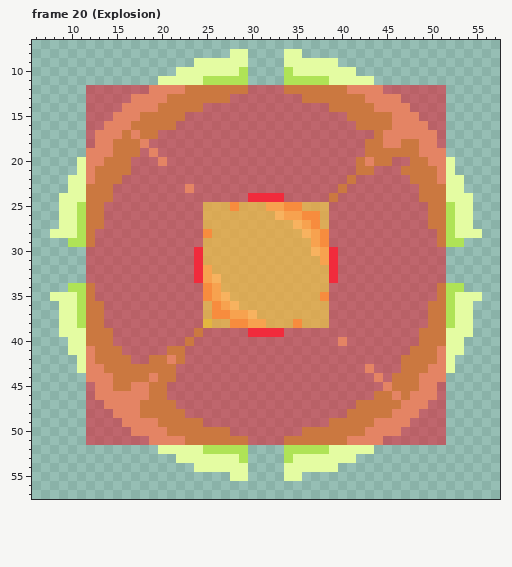
Pixel-art file: WIP Assets/Spells/TeleFragPrism.aseprite. The picture above was drawn from the file before the commit.
64x64 pixels, 21 frames. Shown: frame 20 (Explosion): x 6..57, y 7..57.
Now the later version:
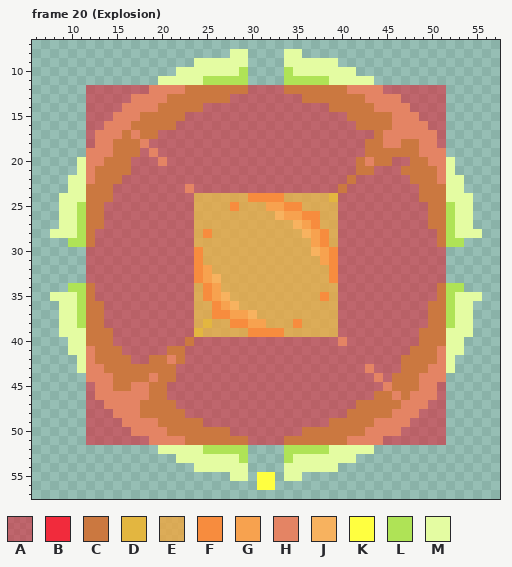
Palette (. is transparent): A #e4162b85  B #f12b3c  C #cb7840  D #e3b640  E #f5a638bd  F #f78c3e  G #f7a24f  H #e48464  J #f7b25f  K #ffff40  L #afe356  M #e4fca2
Diff:
layer "Layer 12" added
Changed rows in their new state; - is an unchanged pixel.
Frame 20 (Explosion), layers "Layer 12", "Layer 10":
first column x 24:
24 EEEEEEFFFFEEEEED
25 E--------------E
26 E--------------E
27 E--------------E
28 E--------------E
29 E--------------E
30 F--------------F
31 F--------------F
32 F--------------F
33 F--------------F
34 E--------------E
35 E--------------E
36 E--------------E
37 E--------------E
38 E--------------E
39 DEEEEEFFFFEEEEEE
first column x 31:
55 KK
56 KK
